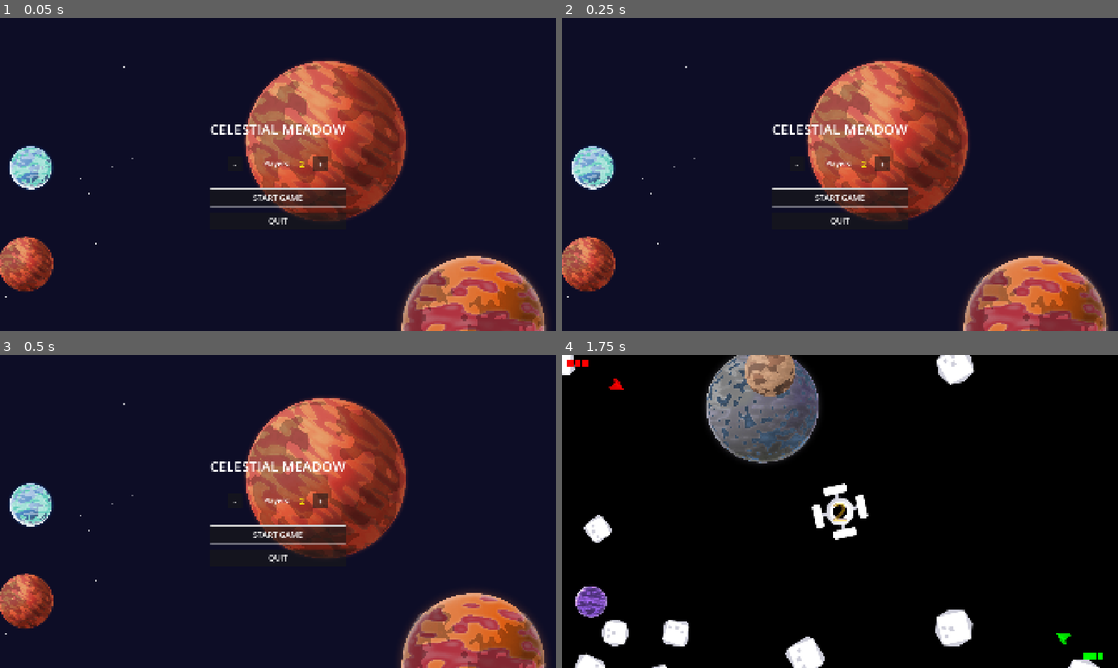
Above: before the commit, frames 1-4 (two rows, left to right).
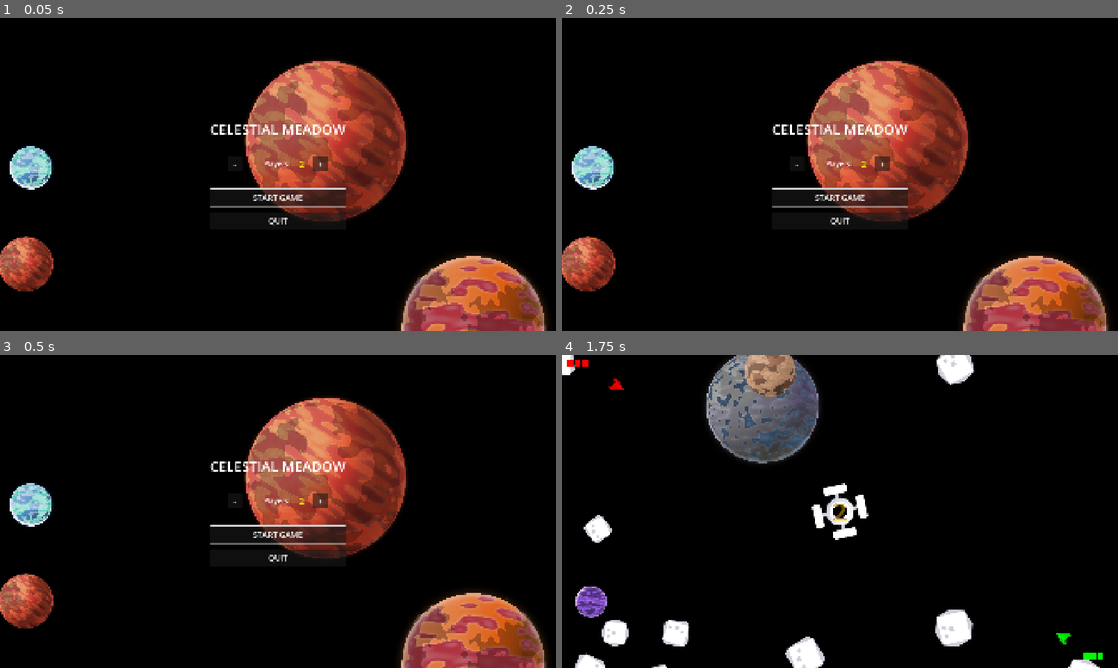
Above: after the commit, the same moments.

Repository: Teeohbee/CelestialMeadow
Game: Godot game, scene res://menu.tscn
The game is run twice, just before and just after one commit, with the same random seed, the same clock (stepped at 60 frames per second) and the same inputs.
Inputs:
- Up to frame 1 (0.05 s): no input
- Up to frame 2 (0.25 s): no input
- Up to frame 3 (0.5 s): no input
- Up to frame 4 (1.75 s): click "START GAME" at 0.5 s

The runs differ from the first frame. In frame 1, 80% of the frame differs, in the area x 0-100%, y 0-100%; in frame 2, 81%; in frame 3, 83%; in frame 4, nothing differs.

Commit message:
Simplify menu polish to match gameplay aesthetic
Changes:
- Removed starfield (too busy)
- Removed planet rotation (unnecessary animation)
- Changed background back to pure black to match gameplay
- Kept 4 static planets for subtle visual interest

Clean and simple menu that matches the in-game look!

Diff:
--- a/menu.gd
+++ b/menu.gd
@@ -5,35 +5,6 @@
 func _ready():
 	$VBoxContainer/StartButton.grab_focus()
 	update_player_label()
-	create_starfield()
-	animate_planets()
-
-func create_starfield():
-	# Create twinkling stars in the background
-	for i in range(100):
-		var star = ColorRect.new()
-		var size = randf_range(1, 3)
-		star.custom_minimum_size = Vector2(size, size)
-		star.size = Vector2(size, size)
-		star.position = Vector2(randf() * 1920, randf() * 1080)
-		star.color = Color(1, 1, 1, randf_range(0.3, 1.0))
-		$Stars.add_child(star)
-
-		# Animate twinkling
-		var tween = create_tween()
-		tween.set_loops()
-		tween.tween_property(star, "modulate:a", randf_range(0.2, 0.6), randf_range(1, 3))
-		tween.tween_property(star, "modulate:a", 1.0, randf_range(1, 3))
-
-func animate_planets():
-	# Slow rotation for planets
-	for planet in [$Planet1, $Planet2, $Planet3, $Planet4]:
-		var tween = create_tween()
-		tween.set_loops()
-		var duration = randf_range(20, 40)
-		var rotation_amount = randf_range(-360, 360)
-		tween.tween_property(planet, "rotation_degrees", rotation_amount, duration)
-		tween.tween_property(planet, "rotation_degrees", rotation_amount * 2, duration)
 
 func update_player_label():
 	$VBoxContainer/PlayerCount/Label.text = str(num_players)
--- a/menu.tscn
+++ b/menu.tscn
@@ -19,16 +19,7 @@
 anchor_bottom = 1.0
 grow_horizontal = 2
 grow_vertical = 2
-color = Color(0.05, 0.05, 0.15, 1)
-
-[node name="Stars" type="ColorRect" parent="."]
-layout_mode = 1
-anchors_preset = 15
-anchor_right = 1.0
-anchor_bottom = 1.0
-grow_horizontal = 2
-grow_vertical = 2
-color = Color(0, 0, 0, 0)
+color = Color(0, 0, 0, 1)
 
 [node name="Planet1" parent="." instance=ExtResource("2_planet")]
 position = Vector2(200, 150)
Not shown, changed: audio/countdown/go.wav.import
Not shown, changed: audio/countdown/one.wav.import
Not shown, changed: audio/countdown/three.wav.import
Not shown, changed: audio/countdown/two.wav.import
